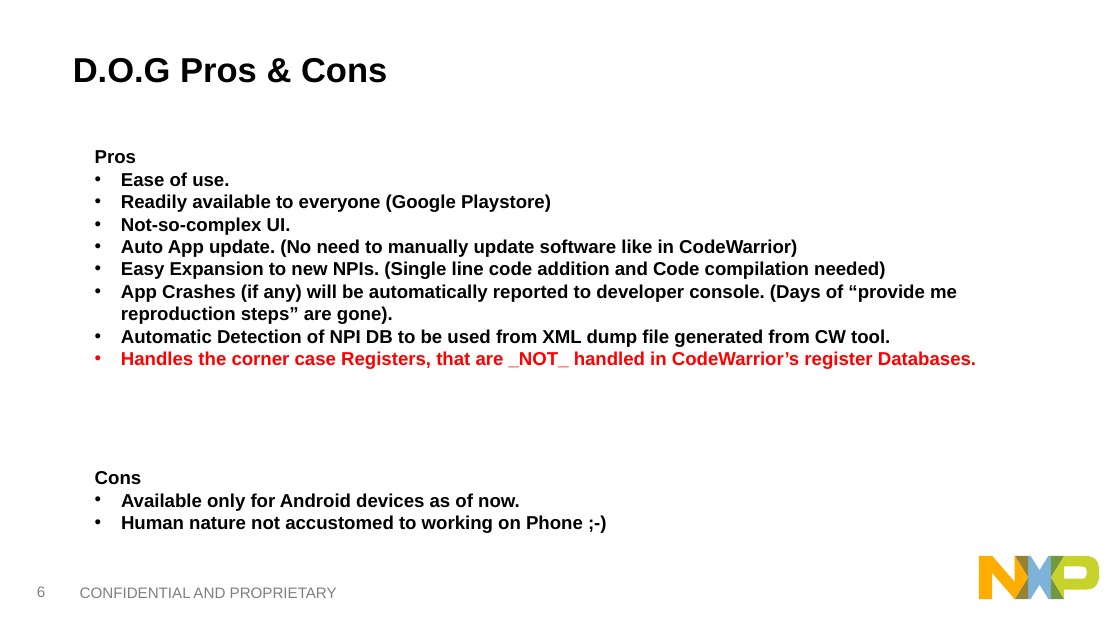
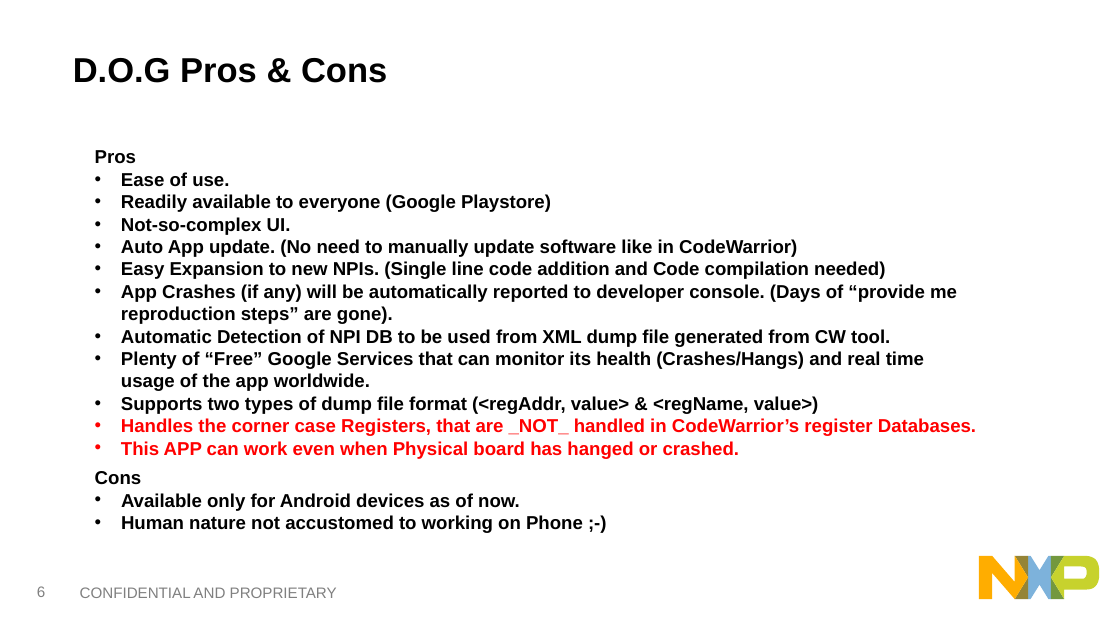
Before and after one commit to softwaresunleashed/dog, a slide deck: slide 7 of demo_artifacts/DOG-DebugOnGo.pptx. Drawn at 1120x630 pixels with LibreOffice and Linux fonts; fonts in the diff are those of the drawing. Boxes give left, top, right and bottom in pixels: in the first picture for what was removed or moved away, otherwise in the second. Text is boxed around its words. In the diff, an @@ line names an element or a change of style, - is before the commit and + after.

Commit message:
* Updated Demo Slide with more Pros. * Updated Progress Dialog Message.

```diff
--- a/demo_artifacts/DOG-DebugOnGo.pptx
+++ b/demo_artifacts/DOG-DebugOnGo.pptx
@@ text at (121, 351, 924, 414): paragraphs added @@
+• Plenty of “Free” Google Services that can monitor its health (Crashes/Hangs) and real time usage of the app worldwide.
+• Supports two types of dump file format (<regAddr, value> & <regName, value>)
@@ text at (121, 441, 740, 459): paragraph added @@
+• This APP can work even when Physical board has hanged or crashed.
```
Also in this commit, not shown: 1 other file.
